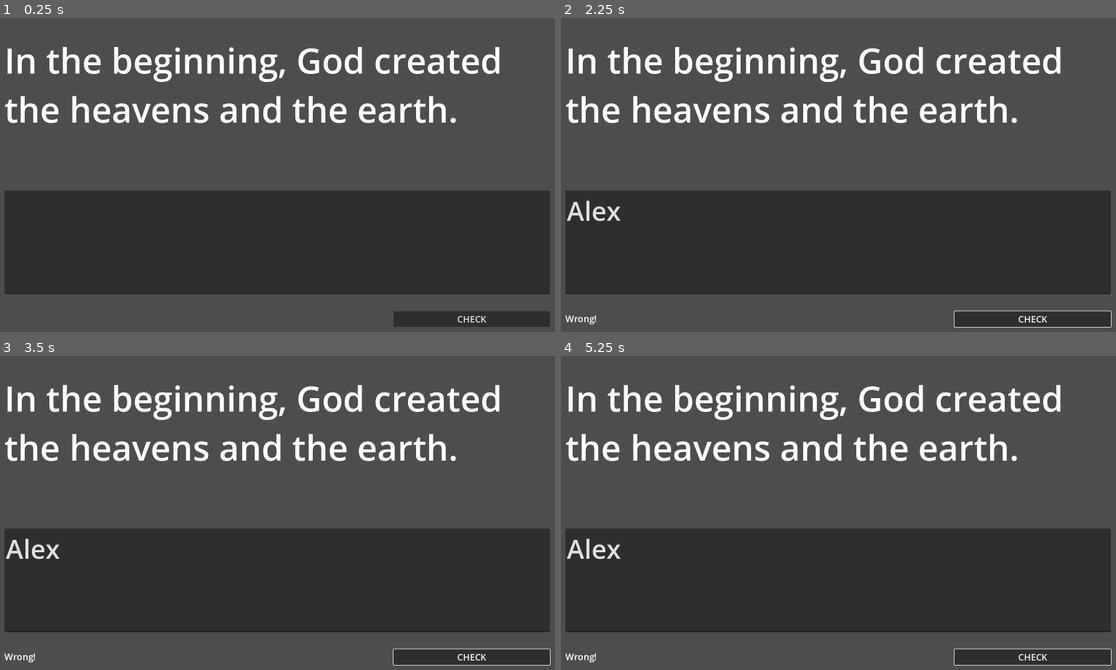
Above: before the commit, frames 1-4 (two rows, left to right).
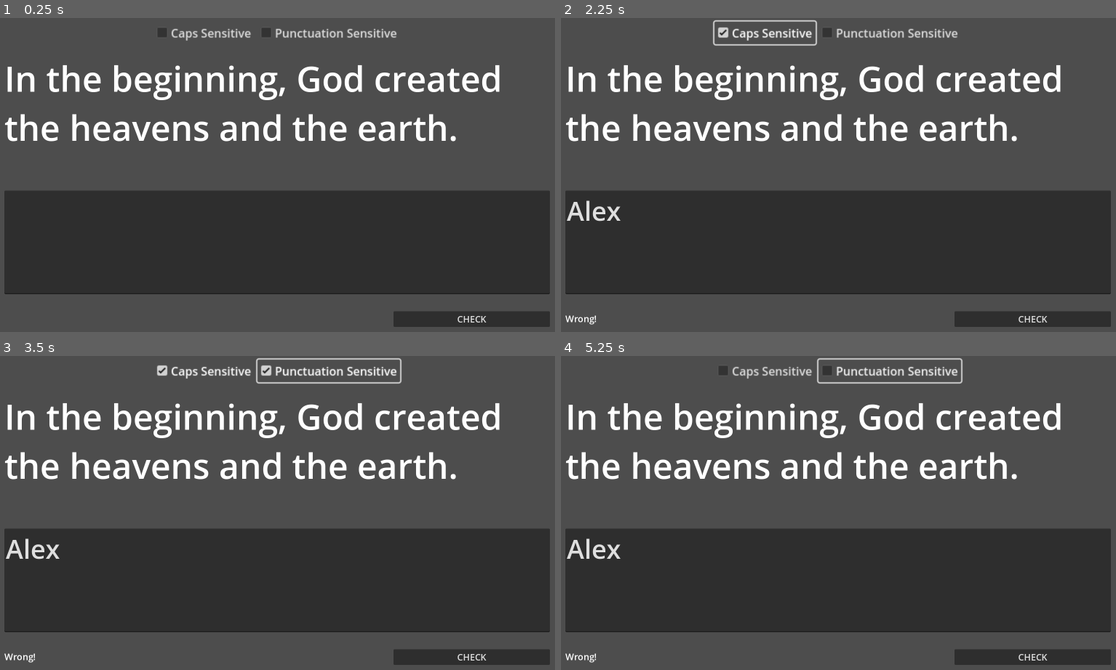
Above: after the commit, the same moments.

Repository: Musi00e0/stunning-broccoli
Game: Godot game, scene res://main.tscn
Two runs of this game, one before a commit and one after it. Both use one fixed random seed, a clock stepped at 60 frames per second and the inputs below.
Inputs (mouse positions are in pixels of both pictures, inside the frame that each line leads up to):
- Up to frame 1 (0.25 s): no input
- Up to frame 2 (2.25 s): click (838, 240) at 0.52 s; type "Alex" at 0.6 s; click "CHECK" at 1.25 s; click (766, 33) at 2 s, where only the run after the commit has a clickable "Caps Sensitive"
- Up to frame 3 (3.5 s): click (327, 371) at 2.75 s, where only the run after the commit has a clickable "Punctuation Sensitive"
- Up to frame 4 (5.25 s): click "CHECK" at 3.5 s; click (766, 371) at 4.25 s, where only the run after the commit has a clickable "Caps Sensitive"; click (888, 371) at 5 s, where only the run after the commit has a clickable "Punctuation Sensitive"

The runs differ from the first frame. In frame 1, 10% of the frame differs, in the area x 0-91%, y 3-40%; in frame 2, 10%; in frame 3, 10%, in the area x 0-100%, y 0-99%; in frame 4, 10%.

Commit message:
UI Widgets added for Caps and Punc Toggles

Diff:
--- a/game/main.gd
+++ b/game/main.gd
@@ -3,6 +3,8 @@
 var m_Reference : Label
 var m_UserEntry : TextEdit
 var m_CorrectIndicator : Label
+var m_CapsSensitive : CheckBox
+var m_PunctuationSensitive : CheckBox
 
 func _init() -> void:
 	pass
@@ -11,9 +13,17 @@
 	m_Reference = $Reference
 	m_UserEntry = $UserEntry
 	m_CorrectIndicator = $CorrectIndicator
+	m_CapsSensitive = $Options/CapsToggle
+	m_PunctuationSensitive = $Options/PunctuationToggle
 
 func _on_check_button_pressed() -> void:
 	if m_UserEntry.text == m_Reference.text:
 		m_CorrectIndicator.text = "Correct!"
 	else:
 		m_CorrectIndicator.text = "Wrong!"
+
+	if m_CapsSensitive.button_pressed:
+		print("Caps sensitive")
+
+	if m_PunctuationSensitive.button_pressed:
+		print("Punc sensitive")
--- a/game/main.tscn
+++ b/game/main.tscn
@@ -17,7 +17,7 @@
 anchor_right = 1.0
 anchor_bottom = 0.5
 offset_left = 50.0
-offset_top = 50.0
+offset_top = 100.0
 offset_right = -50.0
 offset_bottom = -25.0
 grow_horizontal = 2
@@ -73,5 +73,23 @@
 grow_vertical = 0
 theme_override_font_sizes/font_size = 25
 
+[node name="Options" type="HBoxContainer" parent="."]
+layout_mode = 1
+anchors_preset = -1
+anchor_right = 0.5
+offset_top = 10.0
+offset_bottom = 41.0
+grow_horizontal = 2
+scale = Vector2(2, 2)
+alignment = 1
+
+[node name="CapsToggle" type="CheckBox" parent="Options"]
+layout_mode = 2
+text = "Caps Sensitive"
+
+[node name="PunctuationToggle" type="CheckBox" parent="Options"]
+layout_mode = 2
+text = "Punctuation Sensitive"
+
 [connection signal="text_set" from="UserEntry" to="." method="_on_user_entry_text_set"]
 [connection signal="pressed" from="CheckButton" to="." method="_on_check_button_pressed"]
